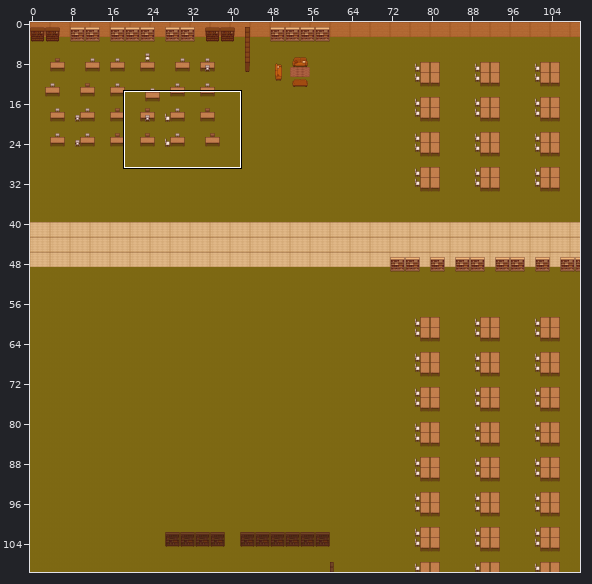
Tiled map (JSON): assets/map/libaryMap.json. The first picture is a wide view before the edit; the outline marks the close-up.
Close-up. Old version:
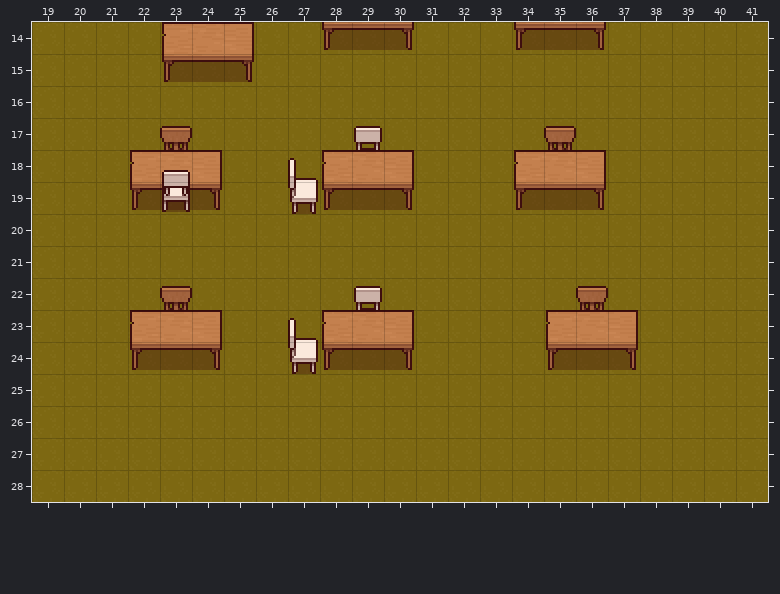
Cells are 16x16 px. Shown: x 19..41, y 14..28.
Once edited:
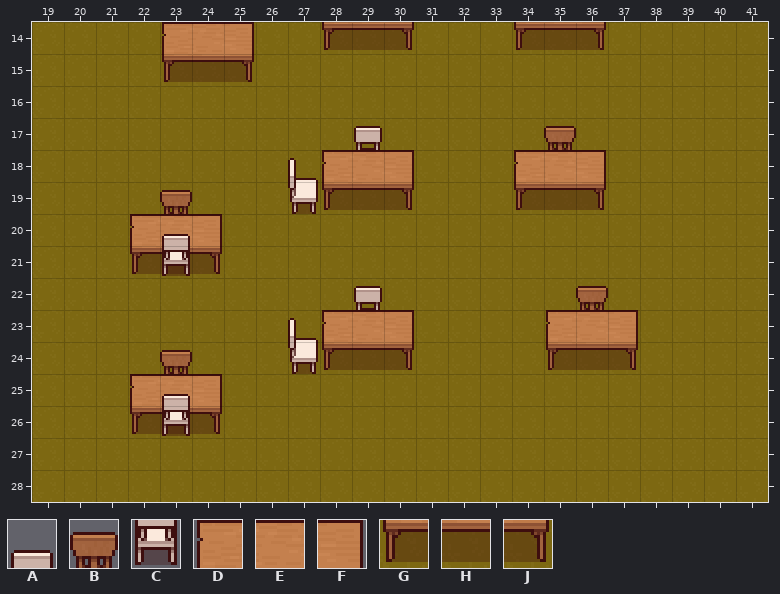
Key: from "TopDownHouse_FurnitureState1": A 7, B 8, C 20, D 26, E 27, F 28, G 39, H 40, J 41.
_ is an empty cell.
See-through tiles are keyed as they look on the map.
The author wrote: Map changed and notes are across whole map
Difference:
Layer "Furniture1":
y 17: x 23 B -> _
y 18: x 22..24 DEF -> ___
y 19: x 22..24 GHJ -> _B_
y 20: x 22..24 ___ -> DEF
y 21: x 22..24 ___ -> GHJ
y 22: x 23 B -> _
y 23: x 22..24 DEF -> ___
y 24: x 22..24 GHJ -> _B_
y 25: x 22..24 ___ -> DEF
y 26: x 22..24 ___ -> GHJ
Layer "Furniture1.1":
y 18: x 23 A -> _
y 19: x 23 C -> _
y 20: x 23 _ -> A
y 21: x 23 _ -> C
y 25: x 23 _ -> A
y 26: x 23 _ -> C
Where, in picture pixels (left, top, right, bottom), the same in both close-ups:
changed: (130, 126, 222, 436)
